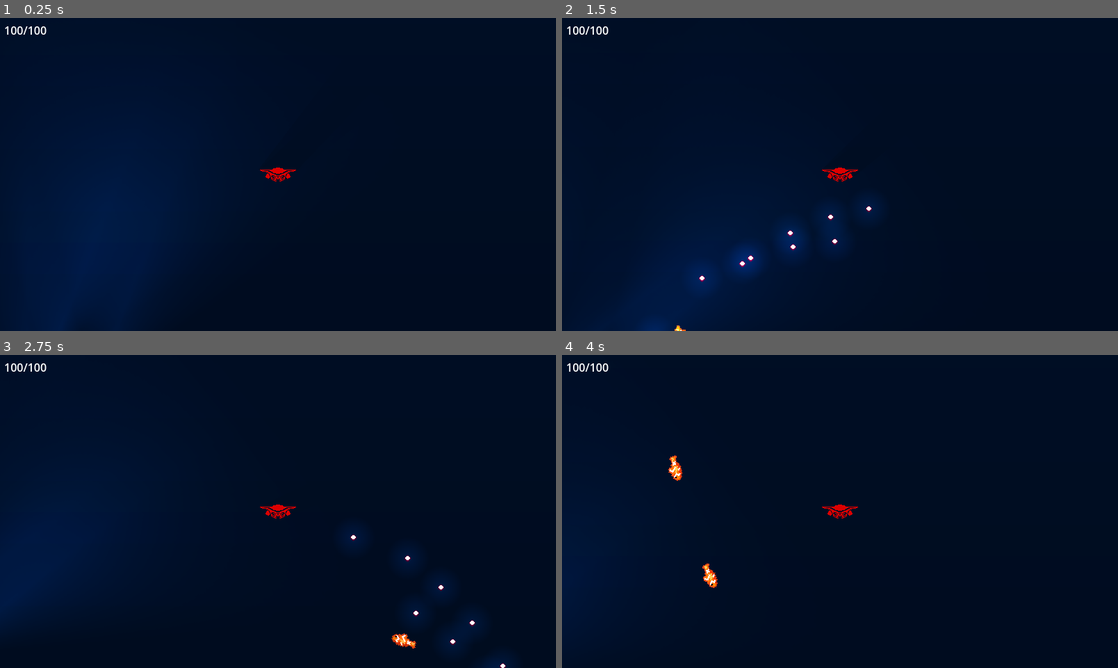
Above: before the commit, frames 1-4 (two rows, left to right).
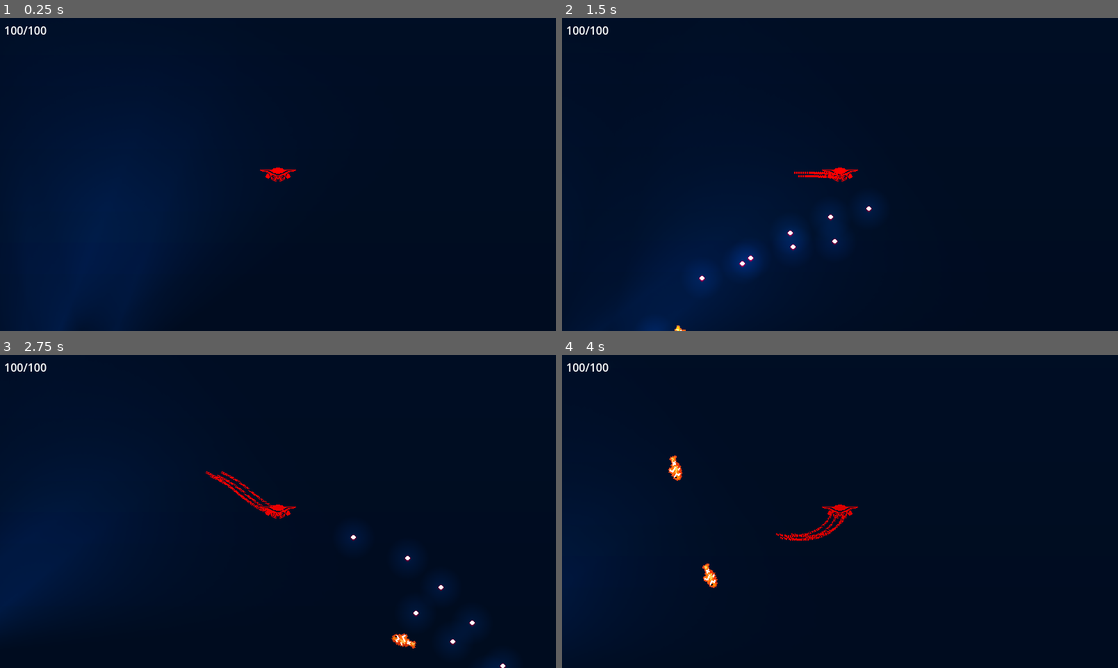
Above: after the commit, the same moments.

Repository: sialiss/GMTK-gamejam2023
Game: Godot game, scene res://Scenes/Sea/Sea.tscn
Two runs of this game, one before a commit and one after it. Both use one fixed random seed, a clock stepped at 60 frames per second and the inputs below.
Inputs:
- Up to frame 1 (0.25 s): no input
- Up to frame 2 (1.5 s): hold D (move_right) 0.53-1.28 s; hold S (move_down) from 1.28 s (still down)
- Up to frame 3 (2.75 s): release S (move_down) at 2.03 s; hold D (move_right) from 2.03 s (still down)
- Up to frame 4 (4 s): release D (move_right) at 2.78 s; hold W (move_up) 2.78-3.53 s; hold A (move_left) from 3.53 s (still down)

The runs differ from the first frame. In frame 1, 0.1% of the frame differs, in the area x 46-54%, y 47-53%; in frame 2, 0.2%, in the area x 41-54%, y 47-53%; in frame 3, 0.2%; in frame 4, 0.2%.

Commit message:
Funny tentacles

Diff:
--- a/Scenes/Creature/Creature.gd
+++ b/Scenes/Creature/Creature.gd
@@ -6,6 +6,7 @@
 
 
 @onready var health = max_health
+@onready var tentacles = $Tentacles.get_children()
 
 
 func _ready():
@@ -21,12 +22,26 @@
 	# velocity = velocity.lerp(Vector2.ZERO, 1*delta)
 	move_and_slide()
 
+	# Damage
 	for i in get_slide_collision_count():
 		var collision = get_slide_collision(i)
 		var collider = collision.get_collider()
 		print("Collided with: ", collider.name)
 		if collider.has_method("get_damage"):
 			receive_damage(collider)
+
+	# Tentacles
+	for tentacle in tentacles:
+		var tentacle_segments = tentacle.get_point_count()
+		for i in tentacle_segments:
+			if i == 0: continue
+			var point = tentacle.get_point_position(i)
+			var last_point = tentacle.get_point_position(i-1)
+
+			tentacle.set_point_position(
+				i,
+				point.lerp(last_point - velocity / tentacle_segments, 5*delta)
+			)
 
 
 # Called when touched an enemy
--- a/Scenes/Creature/Creature.tscn
+++ b/Scenes/Creature/Creature.tscn
@@ -1,15 +1,13 @@
 [gd_scene load_steps=6 format=3 uid="uid://c531hmqy1ihyj"]
 
 [ext_resource type="Script" path="res://Scenes/Creature/Creature.gd" id="1_qejp8"]
+[ext_resource type="Texture2D" uid="uid://l6ce3y60hocx" path="res://Assets/Textures/Player/tentacle_body.png" id="2_8ywxa"]
 [ext_resource type="Texture2D" uid="uid://b3jcc0xfviupi" path="res://Assets/Textures/Player/headsquid.png" id="2_joybx"]
 [ext_resource type="PackedScene" path="res://Scenes/Creature/Health.tscn" id="3_6isda"]
 
 [sub_resource type="CapsuleShape2D" id="CapsuleShape2D_u4on5"]
 radius = 12.0
 height = 40.0
-
-[sub_resource type="OccluderPolygon2D" id="OccluderPolygon2D_qxwdl"]
-polygon = PackedVector2Array(3, -10, 7, -10, 7, -9, 8, -9, 8, -8, 28, -8, 28, -7, 27, -7, 27, -6, 26, -6, 26, -5, 25, -5, 25, -4, 23, -4, 23, -3, 17, -3, 17, -2, 16, -2, 16, -1, 17, -1, 17, 0, 18, 0, 18, 2, 19, 2, 19, 4, 18, 4, 18, 5, 17, 5, 17, 6, 15, 6, 15, 7, 13, 7, 13, 6, 12, 6, 12, 5, 11, 5, 11, 7, 10, 7, 10, 8, 9, 8, 9, 9, 7, 9, 7, 10, 5, 10, 5, 11, 1, 11, 1, 10, -1, 10, -1, 11, -5, 11, -5, 10, -7, 10, -7, 9, -9, 9, -9, 8, -10, 8, -10, 7, -11, 7, -11, 5, -12, 5, -12, 6, -13, 6, -13, 7, -15, 7, -15, 6, -17, 6, -17, 5, -18, 5, -18, 4, -19, 4, -19, 2, -18, 2, -18, 0, -17, 0, -17, -1, -16, -1, -16, -2, -17, -2, -17, -3, -23, -3, -23, -4, -25, -4, -25, -5, -26, -5, -26, -6, -27, -6, -27, -7, -28, -7, -28, -8, -8, -8, -8, -9, -7, -9, -7, -10, -3, -10, -3, -11, 3, -11)
 
 [node name="Creature" type="CharacterBody2D"]
 texture_filter = 1
@@ -25,9 +23,6 @@
 
 [node name="Camera2D" type="Camera2D" parent="."]
 
-[node name="Headsquid" type="Sprite2D" parent="."]
-texture = ExtResource("2_joybx")
-
 [node name="Health" parent="." instance=ExtResource("3_6isda")]
 
 [node name="Area2D" type="Area2D" parent="."]
@@ -36,7 +31,41 @@
 rotation = 1.5708
 shape = SubResource("CapsuleShape2D_u4on5")
 
-[node name="LightOccluder2D2" type="LightOccluder2D" parent="."]
-occluder = SubResource("OccluderPolygon2D_qxwdl")
+[node name="Tentacles" type="Node2D" parent="."]
+
+[node name="Tentacle" type="Line2D" parent="Tentacles"]
+texture_repeat = 2
+position = Vector2(-11, 0)
+points = PackedVector2Array(0, 0, 0, 0, 0, 0, 0, 0, 0, 0, 0, 0, 0, 0, 0, 0)
+width = 3.0
+texture = ExtResource("2_8ywxa")
+texture_mode = 1
+
+[node name="Tentacle2" type="Line2D" parent="Tentacles"]
+texture_repeat = 2
+position = Vector2(11, 0)
+points = PackedVector2Array(0, 0, 0, 0, 0, 0, 0, 0, 0, 0, 0, 0, 0, 0, 0, 0)
+width = 3.0
+texture = ExtResource("2_8ywxa")
+texture_mode = 1
+
+[node name="Tentacle3" type="Line2D" parent="Tentacles"]
+texture_repeat = 2
+position = Vector2(5, 5)
+points = PackedVector2Array(0, 0, 0, 0, 0, 0, 0, 0, 0, 0, 0, 0, 0, 0, 0, 0)
+width = 3.0
+texture = ExtResource("2_8ywxa")
+texture_mode = 1
+
+[node name="Tentacle4" type="Line2D" parent="Tentacles"]
+texture_repeat = 2
+position = Vector2(-5, 5)
+points = PackedVector2Array(0, 0, 0, 0, 0, 0, 0, 0, 0, 0, 0, 0, 0, 0, 0, 0)
+width = 3.0
+texture = ExtResource("2_8ywxa")
+texture_mode = 1
+
+[node name="Headsquid" type="Sprite2D" parent="."]
+texture = ExtResource("2_joybx")
 
 [connection signal="body_entered" from="Area2D" to="." method="_on_area_2d_body_entered"]
